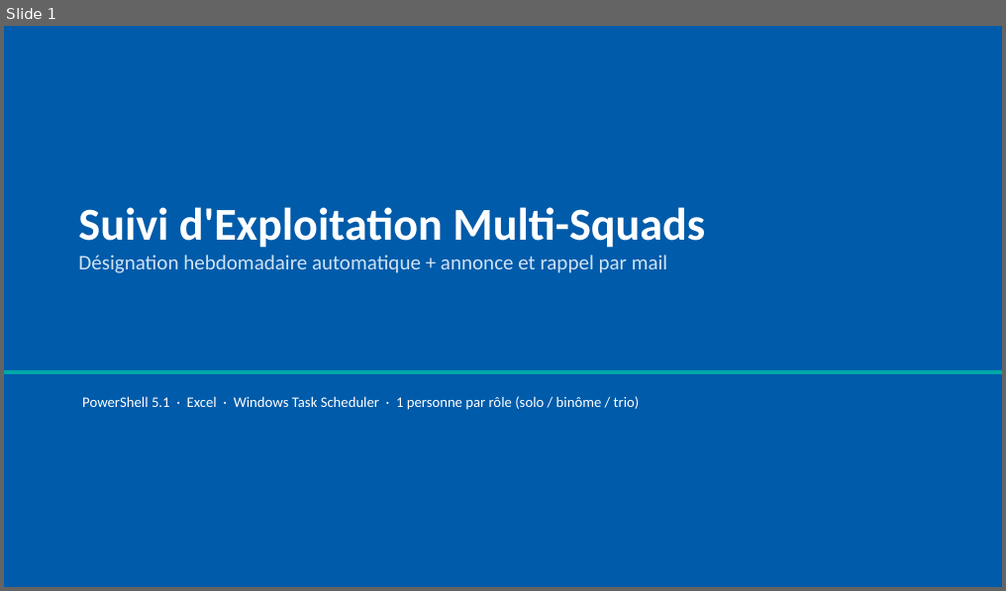
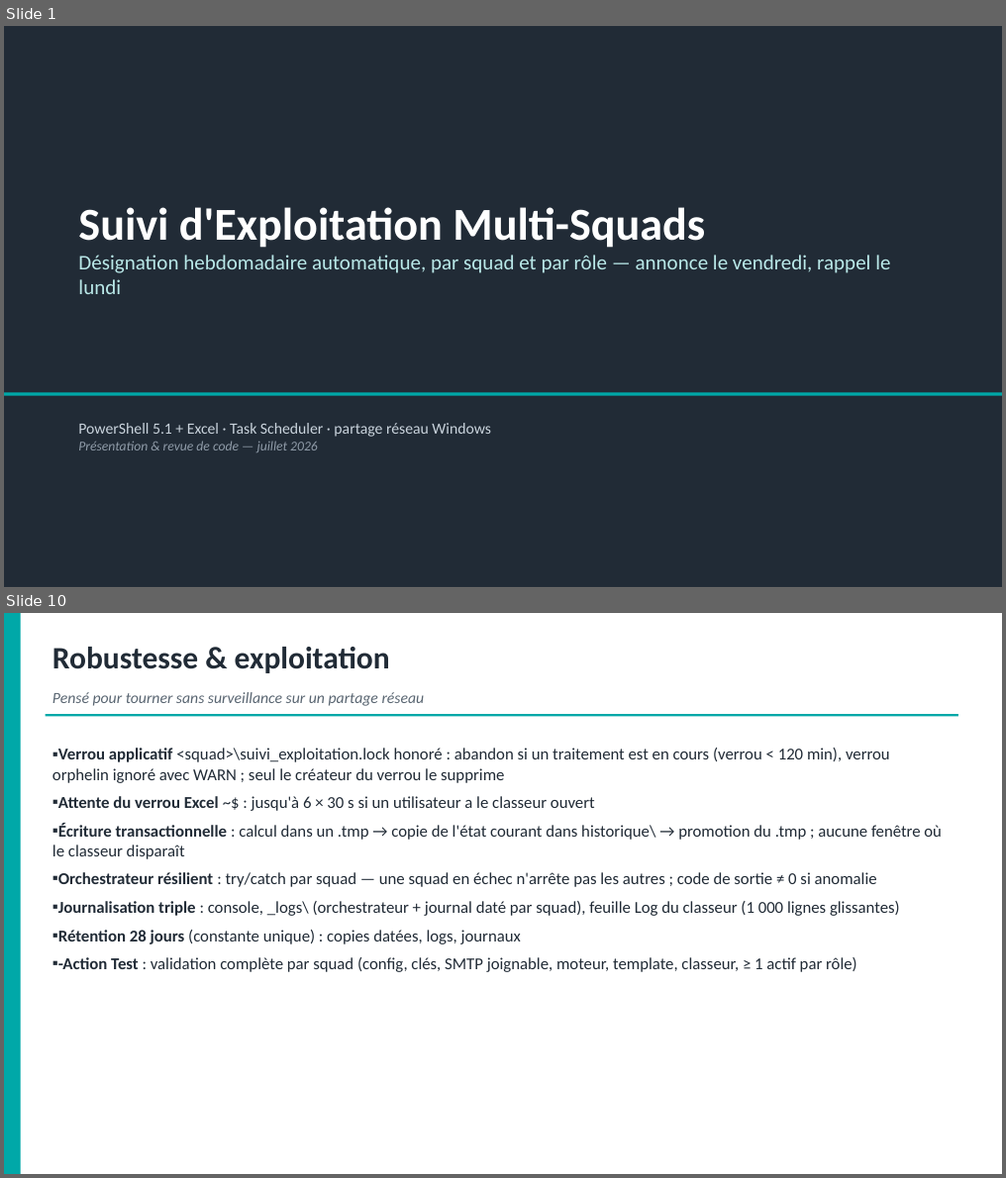
Before and after one commit to lucasyessad/mon_env, a slide deck: docs/Presentation-Suivi-Exploitation.pptx. Shown one above the other, each under a label of ours: slide 1 before the commit, slides 1 and 10 after it; the slides between them are not shown. The pictures are 1006x591 and 1006x1178 pixels, drawn with LibreOffice and Linux fonts; fonts in the diff are those of the drawing. Boxes give left, top, right and bottom in pixels: in the first picture for what was removed or moved away, otherwise in the second. Text is boxed around its words. In the diff, an @@ line names an element or a change of style, - is before the commit and + after.

```diff
--- a/docs/Presentation-Suivi-Exploitation.pptx
+++ b/docs/Presentation-Suivi-Exploitation.pptx
@@ slide 10 added at (x1=4, y1=613, x2=1002, y2=1174), background #FFFFFF @@
@@ rectangle added at (x1=4, y1=613, x2=21, y2=1174), fill #00A8A8 @@
@@ text added at (x1=53, y1=647, x2=390, y2=673), 30 pt, text #212B36, bold @@
+Robustesse & exploitation
@@ text added at (x1=53, y1=692, x2=425, y2=706), 15 pt, text #5A6672, italic @@
+Pensé pour tourner sans surveillance sur un partage réseau
@@ rectangle added at (x1=46, y1=714, x2=958, y2=716), fill #00A8A8 @@
@@ text added at (x1=53, y1=748, x2=942, y2=972), 16 pt, text #212B36 @@
+▪ Verrou applicatif <squad>\suivi_exploitation.lock honoré : abandon si un traitement est en cours (verrou < 120 min), verrou orphelin ignoré avec WARN ; seul le créateur du verrou le supprime
+▪ Attente du verrou Excel ~$ : jusqu'à 6 × 30 s si un utilisateur a le classeur ouvert
+▪ Écriture transactionnelle : calcul dans un .tmp → copie de l'état courant dans historique\ → promotion du .tmp ; aucune fenêtre où le classeur disparaît
+▪ Orchestrateur résilient : try/catch par squad — une squad en échec n'arrête pas les autres ; code de sortie ≠ 0 si anomalie
+▪ Journalisation triple : console, _logs\ (orchestrateur + journal daté par squad), feuille Log du classeur (1 000 lignes glissantes)
+▪ Rétention 28 jours (constante unique) : copies datées, logs, journaux
+▪ -Action Test : validation complète par squad (config, clés, SMTP joignable, moteur, template, classeur, ≥ 1 actif par rôle)
@@ slide 1 changed as well @@
@@ rectangle at (x1=4, y1=26, x2=1002, y2=587): fill #005BAA to #212B36 @@
@@ text at (x1=78, y1=255, x2=890, y2=294): text changed; text colour #CFE2F3 to #B9E8E8 @@
-Désignation hebdomadaire automatique + annonce et rappel par mail
+Désignation hebdomadaire automatique, par squad et par rôle — annonce le vendredi, rappel le lundi
@@ rectangle moved from (x1=4, y1=371, x2=1002, y2=374) to (x1=4, y1=393, x2=1002, y2=396) @@
@@ text at (x1=78, y1=423, x2=491, y2=453): text changed; size 14 to 15 pt; text colour #FFFFFF to #C9D3DC @@
-PowerShell 5.1 · Excel · Windows Task Scheduler · 1 personne par rôle (solo / binôme / trio)
+PowerShell 5.1 + Excel · Task Scheduler · partage réseau Windows
+Présentation & revue de code — juillet 2026
```
Also in this commit, not shown: 2 other slides changed, 9 other slides added, 8 slides removed, 2 other files.
